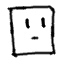
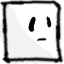
Two versions of the same layered image (64px x 64px). Layer-by-layer changes:
added layer "Visible" (multiply, 5%) above "Transformation" over bbox(0, 3, 53, 64)
added layer "Transformation" above "Background" over bbox(0, 0, 64, 64)
hid "New Layer" over bbox(10, 6, 54, 55)
